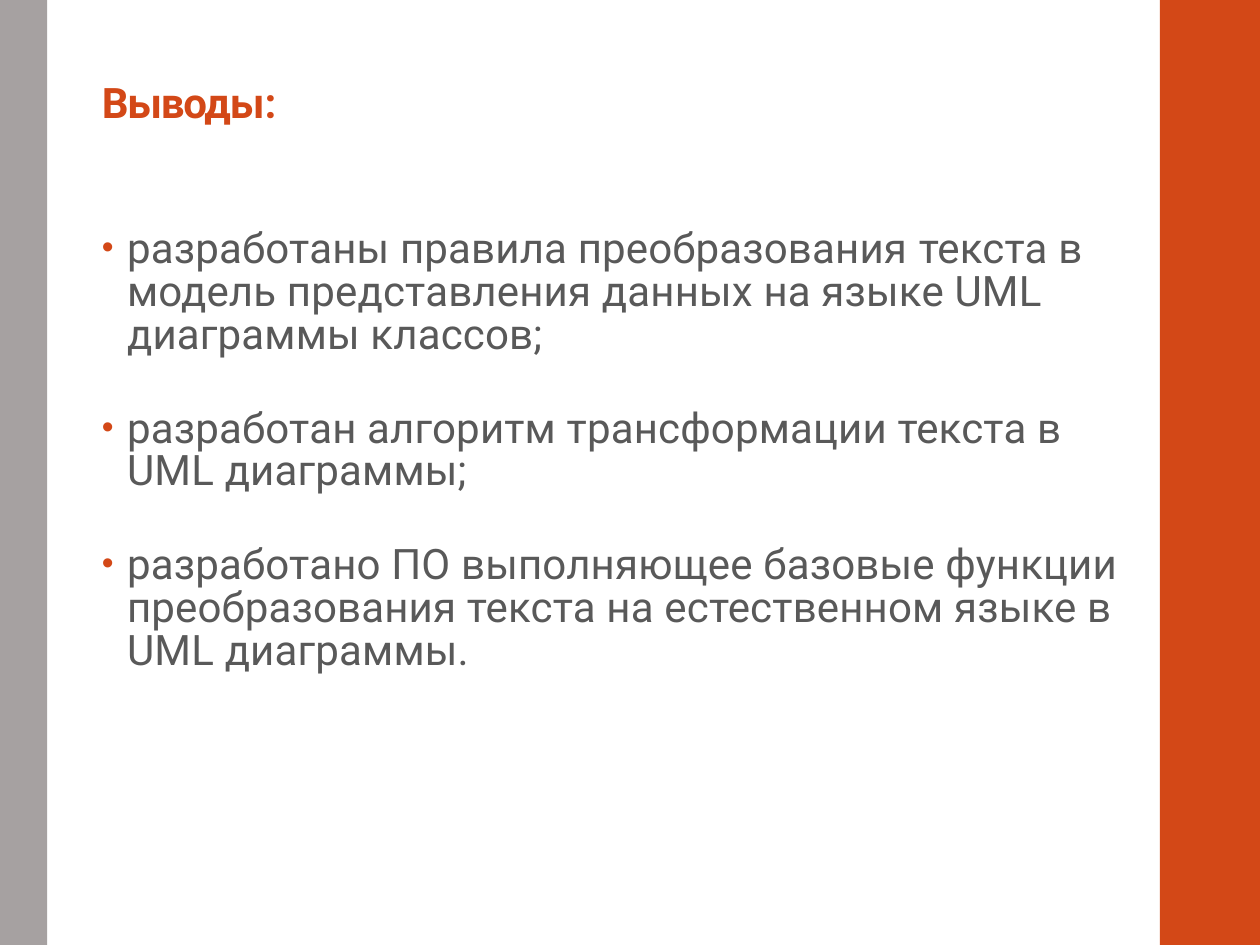
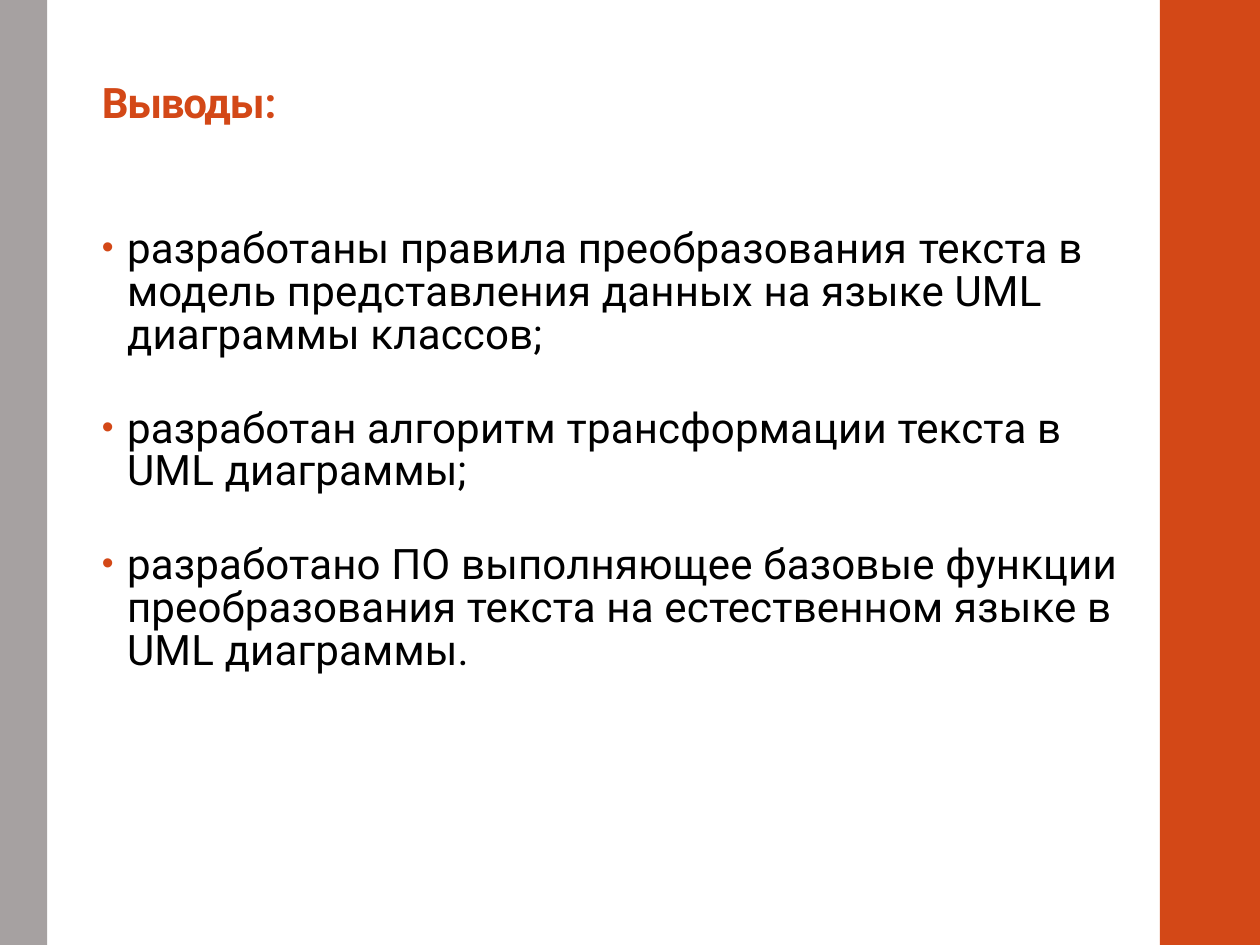
Before and after one commit to alexnodejs/onto-diploma, a slide deck: slide 11 of presentation/Moiseyenko_presentation_new.pptx. Drawn at 1260x945 pixels with LibreOffice and Linux fonts; fonts in the diff are those of the drawing. Boxes give left, top, right and bottom in pixels: in the first picture for what was removed or moved away, otherwise in the second. Text is boxed around its words. In the diff, an @@ line names an element or a change of style, - is before the commit and + after.

```diff
--- a/presentation/Moiseyenko_presentation_new.pptx
+++ b/presentation/Moiseyenko_presentation_new.pptx
@@ text "разработаны правила преобразования текста в ..." at (x1=127, y1=231, x2=1116, y2=674): text colour #595959 to #000000 @@
```
Also in this commit, not shown: 2 other slides changed, 5 other files.
